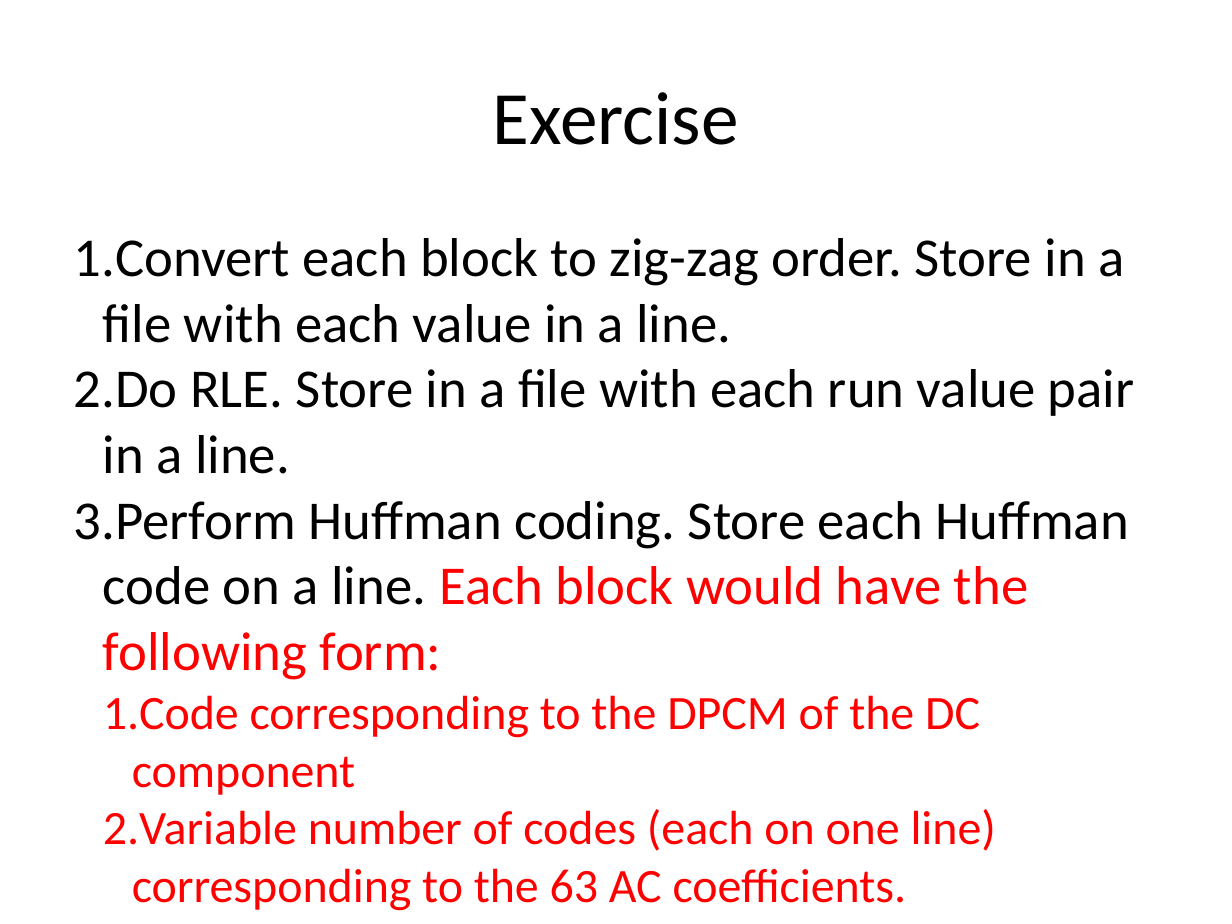
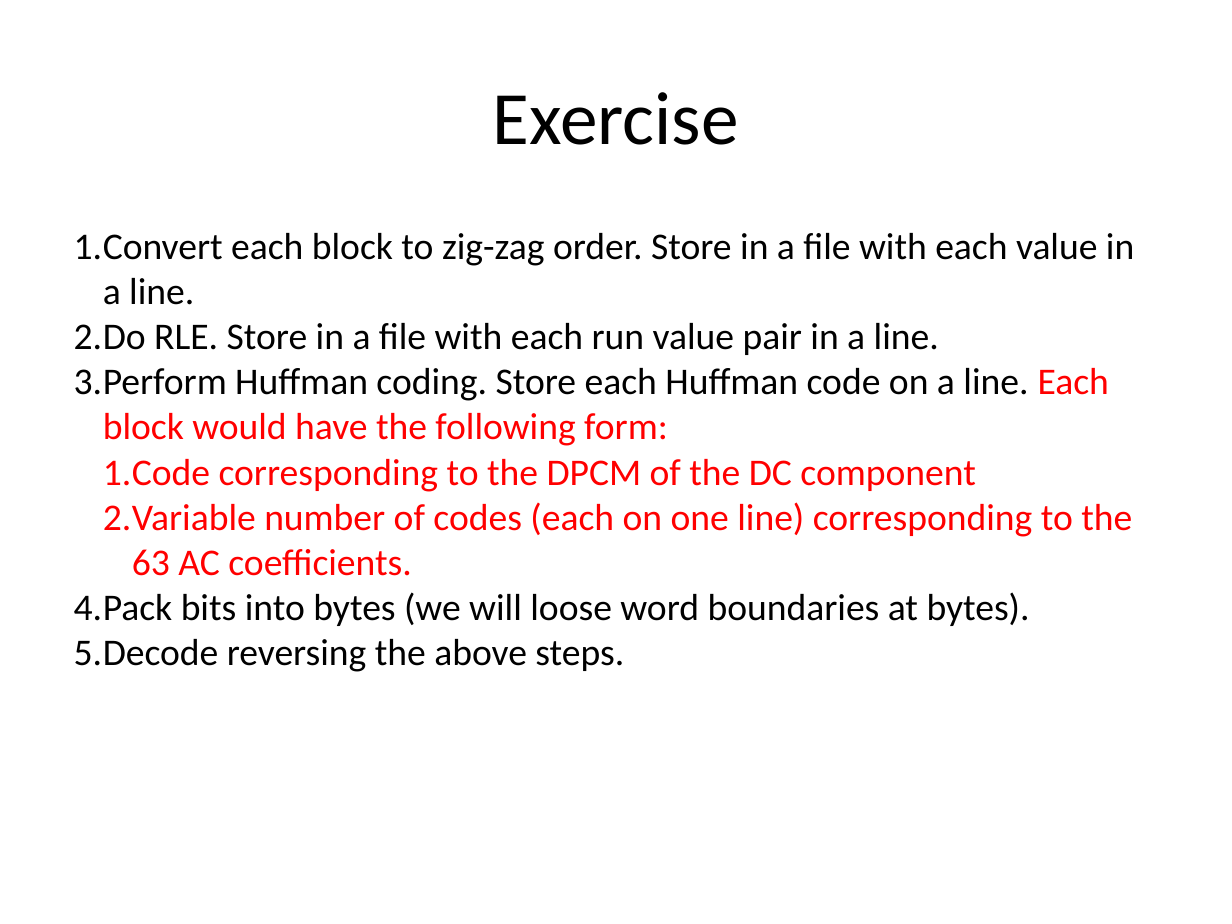
Before and after one commit to Pauly91/Video-Encoder-Decoder, a slide deck: slide 3 of information/2015 - week 8 Assesment.pptx. Drawn at 1232x924 pixels with LibreOffice and Linux fonts; fonts in the diff are those of the drawing. Boxes give left, top, right and bottom in pixels: in the first picture for what was removed or moved away, otherwise in the second. Text is boxed around its words. In the diff, an @@ line names an element or a change of style, - is before the commit and + after.

Commit message:
entropic coding completed

```diff
--- a/information/2015 - week 8 Assesment.pptx
+++ b/information/2015 - week 8 Assesment.pptx
@@ text "Convert each block to zig-zag ..." at <box>74,233,1134,672</box>: size 32 to 22 pt in "Convert each block to zig-zag order. Store ...", "Do RLE. Store in a file with ...", "Perform Huffman coding. Store each Huffman code ...", "Pack bits into bytes (we will loose ..." and 1 more places; size 28 to 22 pt in "Code corresponding to the DPCM of the ...", "Variable number of codes (each on one ..." @@
```
Also in this commit, not shown: 6 other files.
